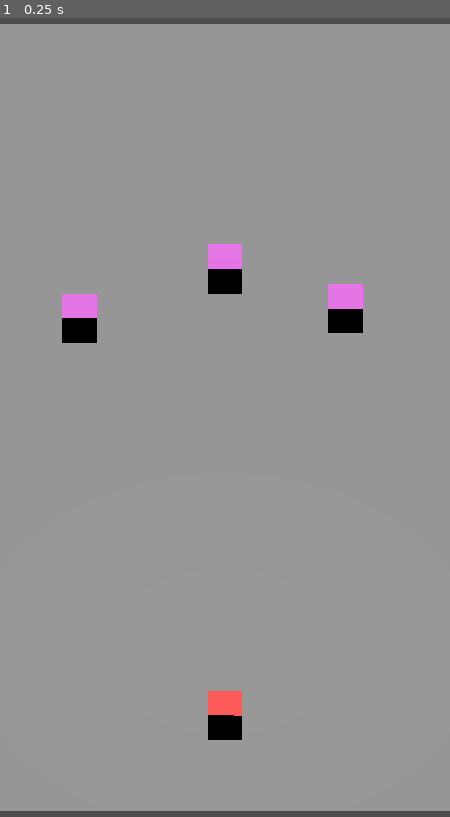
Above: before the commit, frame 1.
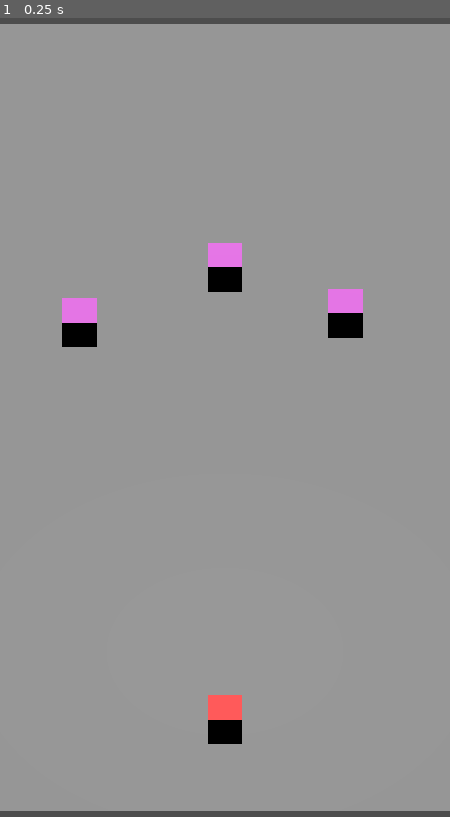
Above: after the commit, the same moment.

Repository: GhostKnights/DiceWar
Game: Godot game, scene res://game_root.tscn
The game is run twice, just before and just after one commit, with the same random seed, the same clock (stepped at 60 frames per second) and the same inputs.
Inputs:
- Up to frame 1 (0.25 s): no input

The runs differ from the first frame. In frame 1, 0.4% of the frame differs, in the area x 13-81%, y 28-91%.

Commit message:
改为实现纯数学模式，实现了棋盘18*32，判定鼠标点击到哪个格子

Diff:
--- a/dice.gd
+++ /dev/null
@@ -1,183 +0,0 @@
-extends RigidBody3D
-
-# 拖拽状态标记
-var is_dragging: bool = false
-const RAY_MAX_LENGTH = 100.0
-var drag_start_plane_pos: Vector3 = Vector3.ZERO
-
-# 导出可调参数
-@export var throw_scale: float = 6.0
-@export var drag_plane_z: float = 0.0 # 原drag_plane_y改名，固定Z轴高度
-# 虚线点阵配置
-@export var point_interval: float = 0.4
-@export var point_size: float = 0.08
-@export var max_preview_length: float = 12.0
-@export var color_weak: Color = Color(0, 0.7, 1)
-@export var color_strong: Color = Color(1, 0.2, 0.1)
-# 碰撞翻面力度参数
-@export var hit_spin_force: float = 8.0
-# 【新增】虚拟摩擦力参数，越大减速越快
-@export var virtual_friction: float = 2.5
-
-@onready var camera: Camera3D = get_parent().get_node("Camera3D")
-
-# 虚线点缓存数组
-var preview_points: Array[MeshInstance3D] = []
-var dot_mesh: QuadMesh
-var dot_mat: StandardMaterial3D
-
-func _ready():
-	# 初始化薄四边形面片
-	dot_mesh = QuadMesh.new()
-	dot_mesh.size = Vector2(point_size, point_size)
-
-	# 初始化公告板材质
-	dot_mat = StandardMaterial3D.new()
-	dot_mat.shading_mode = StandardMaterial3D.SHADING_MODE_UNSHADED
-	dot_mat.transparency = StandardMaterial3D.TRANSPARENCY_ALPHA
-	dot_mat.depth_draw_mode = StandardMaterial3D.DEPTH_DRAW_DISABLED
-	dot_mat.billboard_mode = BaseMaterial3D.BILLBOARD_ENABLED
-	dot_mat.billboard_keep_scale = true
-
-	# 无重力物理设置
-	self.gravity_scale = 0.0
-
-	# 绑定碰撞信号，撞击骰子自动翻面
-	body_entered.connect(_on_body_collide)
-
-func _input(event: InputEvent) -> void:
-	# 鼠标左键按下拾取骰子
-	if event.is_action_pressed("mouse_left"):
-		var hit = ray_cast_mouse()
-		if hit and hit["collider"] == self:
-			is_dragging = true
-			linear_velocity = Vector3.ZERO
-			angular_velocity = Vector3.ZERO
-			drag_start_plane_pos = get_mouse_xy_plane_pos()
-			print("选中骰子，开始拖拽蓄力")
-
-	# 鼠标松开投掷
-	if event.is_action_released("mouse_left") and is_dragging:
-		is_dragging = false
-		var drag_end_plane_pos = get_mouse_xy_plane_pos()
-		var drag_delta = drag_end_plane_pos - drag_start_plane_pos
-		drag_delta.z = 0 # 强制忽略Z轴，只保留XY推力
-		var throw_impulse = drag_delta * throw_scale
-		apply_central_impulse(throw_impulse)
-
-		clear_all_points()
-
-# 消除未使用参数警告 + 顶层安全校验
-func _process(_delta: float) -> void:
-	if not is_inside_tree():
-		return
-	if is_dragging:
-		update_dashed_preview()
-
-func _physics_process(delta: float) -> void:
-	if is_dragging:
-		linear_velocity = Vector3.ZERO
-		angular_velocity = Vector3.ZERO
-		return # 拖拽状态直接退出，不执行减速逻辑
-
-
-
-	# 检测当前和多少个物理体接触
-	var contact_count = get_contact_count()
-	print("当前接触物体数量：", contact_count)
-
-	# ========== 新增：纯代码虚拟摩擦力减速逻辑 ==========
-	var slow_factor = 1.0 - virtual_friction * delta
-	slow_factor = max(slow_factor, 0.0) # 防止系数为负反向加速
-	# 仅对XY滑行速度做缩放减速
-	linear_velocity.x *= slow_factor
-	linear_velocity.y *= slow_factor
-	# 低速阈值，速度极低直接归零，避免无限微滑抖动
-	var min_stop_speed = 0.02
-	if linear_velocity.length() < min_stop_speed:
-		linear_velocity = Vector3.ZERO
-	# ====================================================
-
-# 碰撞回调：骰子互撞产生翻转轴力
-func _on_body_collide(hit_body: Node3D) -> void:
-	if hit_body == self or hit_body is StaticBody3D:
-		return
-	var random_torque = Vector3(
-		randf_range(-hit_spin_force, hit_spin_force),
-		randf_range(-hit_spin_force, hit_spin_force),
-		randf_range(-hit_spin_force, hit_spin_force)
-	)
-	apply_torque_impulse(random_torque)
-
-# 【核心改造】鼠标投射至 XY 垂直平面，固定Z，完全忽略Z轴
-func get_mouse_xy_plane_pos() -> Vector3:
-	var mouse_pos = get_viewport().get_mouse_position()
-	var ray_origin = camera.project_ray_origin(mouse_pos)
-	var ray_dir = camera.project_ray_normal(mouse_pos)
-	# Plane(法向量, 固定Z高度)：法向BACK = Z轴方向，平面平行XY
-	var xy_plane = Plane(Vector3.BACK, drag_plane_z)
-	var intersect = xy_plane.intersects_ray(ray_origin, ray_dir)
-
-	if intersect == null:
-		return drag_start_plane_pos
-	intersect.z = drag_plane_z
-	return intersect
-
-# 鼠标射线拾取检测
-func ray_cast_mouse():
-	var mouse_pos = get_viewport().get_mouse_position()
-	var ray_from = camera.project_ray_origin(mouse_pos)
-	var ray_to = ray_from + camera.project_ray_normal(mouse_pos) * RAY_MAX_LENGTH
-	var ray_query = PhysicsRayQueryParameters3D.create(ray_from, ray_to)
-	return get_world_3d().direct_space_state.intersect_ray(ray_query)
-
-# 安全清空虚线点，解决游离节点崩溃
-func clear_all_points():
-	var to_remove = preview_points
-	preview_points = []
-	for p in to_remove:
-		if p.is_inside_tree():
-			p.queue_free()
-
-# 刷新拖拽预览线（抬高Z避免穿透平面，仅XY方向延伸）
-func update_dashed_preview():
-	if not is_inside_tree():
-		return
-	clear_all_points()
-
-	var current_mouse_pos = get_mouse_xy_plane_pos()
-	var drag_dir_raw = current_mouse_pos - drag_start_plane_pos
-	drag_dir_raw.z = 0 # 预览线只走XY，剔除Z分量
-	var drag_power = drag_dir_raw.length()
-
-	var display_dir: Vector3
-	if drag_power > max_preview_length:
-		display_dir = drag_dir_raw.normalized() * max_preview_length
-	else:
-		display_dir = drag_dir_raw
-
-	var power_ratio = clamp(drag_power / max_preview_length, 0, 1)
-	var point_color = lerp(color_weak, color_strong, power_ratio)
-
-	var total_length = display_dir.length()
-	var step_float = floor(total_length / point_interval)
-	var step_count: int = int(step_float)
-
-	for i in range(1, step_count + 1):
-		var step_offset = display_dir.normalized() * point_interval * i
-		# Z轴轻微抬高0.05，预览线悬浮平面上方，不会穿透
-		var point_world_pos = drag_start_plane_pos + step_offset + Vector3(0, 0, 0.05)
-
-		var dot = MeshInstance3D.new()
-		dot.mesh = dot_mesh
-		var mat_inst = dot_mat.duplicate()
-		mat_inst.albedo_color = point_color
-		mat_inst.albedo_color.a = 0.7
-		dot.material_override = mat_inst
-		dot.cast_shadow = GeometryInstance3D.SHADOW_CASTING_SETTING_OFF
-
-		add_child(dot)
-		dot.global_position = point_world_pos
-
-		if dot.is_inside_tree():
-			preview_points.append(dot)
--- a/game_root.tscn
+++ b/game_root.tscn
@@ -1,25 +1,16 @@
 [gd_scene format=3 uid="uid://dao0tno3qogx1"]
 
-[ext_resource type="Script" uid="uid://dlgojptiagtmt" path="res://dice.gd" id="1_xj5yv"]
+[ext_resource type="Script" uid="uid://dlgojptiagtmt" path="res://BoardManager.gd" id="1_xj5yv"]
 
 [sub_resource type="StandardMaterial3D" id="StandardMaterial3D_t68ju"]
 albedo_color = Color(1, 0.33333334, 0.33333334, 1)
 
 [sub_resource type="BoxMesh" id="BoxMesh_xj5yv"]
 
-[sub_resource type="GDScript" id="GDScript_pjpa4"]
-
 [sub_resource type="BoxShape3D" id="BoxShape3D_pjpa4"]
-
-[sub_resource type="PhysicsMaterial" id="PhysicsMaterial_xj5yv"]
-friction = 1.3
-bounce = 0.05
 
 [sub_resource type="QuadMesh" id="QuadMesh_xj5yv"]
 size = Vector2(18, 32)
-
-[sub_resource type="BoxShape3D" id="BoxShape3D_xj5yv"]
-size = Vector3(18.4, 32.4, 0.4)
 
 [sub_resource type="StandardMaterial3D" id="StandardMaterial3D_xj5yv"]
 albedo_color = Color(0.87900966, 0.43636346, 0.88118494, 1)
@@ -30,6 +21,7 @@
 [sub_resource type="BoxShape3D" id="BoxShape3D_bxsma"]
 
 [node name="GameRoot" type="Node3D" unique_id=1439697774]
+script = ExtResource("1_xj5yv")
 
 [node name="Camera3D" type="Camera3D" parent="." unique_id=2122000675]
 transform = Transform3D(1, 0, 0, 0, 0.7071068, -0.7071068, 0, 0.7071068, 0.7071068, 0, -9.521032, 9)
@@ -39,16 +31,13 @@
 near = 0.1
 far = 100.0
 
-[node name="Dice" type="RigidBody3D" parent="." unique_id=305620930]
+[node name="Dice" type="Area3D" parent="." unique_id=1894595259]
 transform = Transform3D(1, 0, 0, 0, 1, 0, 0, 0, 1, 0, -13.295524, 0)
-gravity_scale = 0.0
-script = ExtResource("1_xj5yv")
 
 [node name="MeshInstance3D" type="MeshInstance3D" parent="Dice" unique_id=1092558276]
 transform = Transform3D(1, 0, 0, 0, 1, 0, 0, 0, 1, 0, 0.5, 0)
 material_override = SubResource("StandardMaterial3D_t68ju")
 mesh = SubResource("BoxMesh_xj5yv")
-script = SubResource("GDScript_pjpa4")
 
 [node name="CollisionShape3D" type="CollisionShape3D" parent="Dice" unique_id=795128518]
 transform = Transform3D(1, 0, 0, 0, 1, 0, 0, 0, 1, 0, 0.5, 0)
@@ -57,30 +46,22 @@
 [node name="DirectionalLight3D" type="DirectionalLight3D" parent="." unique_id=1893039496]
 transform = Transform3D(1, 0, 0, 0, 1, 0, 0, 0, 1, 445.5417, 1321.9818, -5014.337)
 
-[node name="TableBoard" type="StaticBody3D" parent="." unique_id=915346561]
+[node name="TableBoard" type="Node3D" parent="." unique_id=1797162707]
 transform = Transform3D(1, 0, 0, 0, 1, 0, 0, 0, 1, 0, 0, -0.5)
-axis_lock_linear_z = true
-physics_material_override = SubResource("PhysicsMaterial_xj5yv")
 
 [node name="MeshInstance3D" type="MeshInstance3D" parent="TableBoard" unique_id=410861241]
 mesh = SubResource("QuadMesh_xj5yv")
 
-[node name="CollisionShape3D" type="CollisionShape3D" parent="TableBoard" unique_id=1563993009]
-shape = SubResource("BoxShape3D_xj5yv")
-
 [node name="EnemyDiceGroup" type="Node3D" parent="." unique_id=1860539343]
 transform = Transform3D(1, 0, 0, 0, 1, 0, 0, 0, 1, 0, 3.7438126, 0)
 
-[node name="EnemyDice1" type="RigidBody3D" parent="EnemyDiceGroup" unique_id=1997340599]
+[node name="EnemyDice1" type="Node3D" parent="EnemyDiceGroup" unique_id=1777134182]
 transform = Transform3D(1, 0, 0, 0, 1, 0, 0, 0, 1, 3.4588623, 0, 0)
 
 [node name="MeshInstance3D" type="MeshInstance3D" parent="EnemyDiceGroup/EnemyDice1" unique_id=1896957525]
 mesh = SubResource("BoxMesh_pjpa4")
 
-[node name="CollisionShape3D" type="CollisionShape3D" parent="EnemyDiceGroup/EnemyDice1" unique_id=1212687605]
-shape = SubResource("BoxShape3D_bxsma")
-
-[node name="EnemyDice2" type="RigidBody3D" parent="EnemyDiceGroup" unique_id=361781558]
+[node name="EnemyDice2" type="Node3D" parent="EnemyDiceGroup" unique_id=1566182130]
 transform = Transform3D(1, 0, 0, 0, 1, 0, 0, 0, 1, -4.1920166, -0.38999176, 0)
 
 [node name="MeshInstance3D" type="MeshInstance3D" parent="EnemyDiceGroup/EnemyDice2" unique_id=702700967]
@@ -89,11 +70,9 @@
 [node name="CollisionShape3D" type="CollisionShape3D" parent="EnemyDiceGroup/EnemyDice2" unique_id=821642961]
 shape = SubResource("BoxShape3D_bxsma")
 
-[node name="EnemyDice3" type="RigidBody3D" parent="EnemyDiceGroup" unique_id=10293004]
+[node name="EnemyDice3" type="Node3D" parent="EnemyDiceGroup" unique_id=1087313213]
 transform = Transform3D(1, 0, 0, 0, 1, 0, 0, 0, 1, 0, 1.6119003, 0)
 
 [node name="MeshInstance3D" type="MeshInstance3D" parent="EnemyDiceGroup/EnemyDice3" unique_id=523182326]
+transform = Transform3D(1, 0, 0, 0, 1, 0, 0, 0, 1, 0, 0.2544918, 0)
 mesh = SubResource("BoxMesh_pjpa4")
-
-[node name="CollisionShape3D" type="CollisionShape3D" parent="EnemyDiceGroup/EnemyDice3" unique_id=569904334]
-shape = SubResource("BoxShape3D_bxsma")
Not shown, removed: dice.gd.uid
